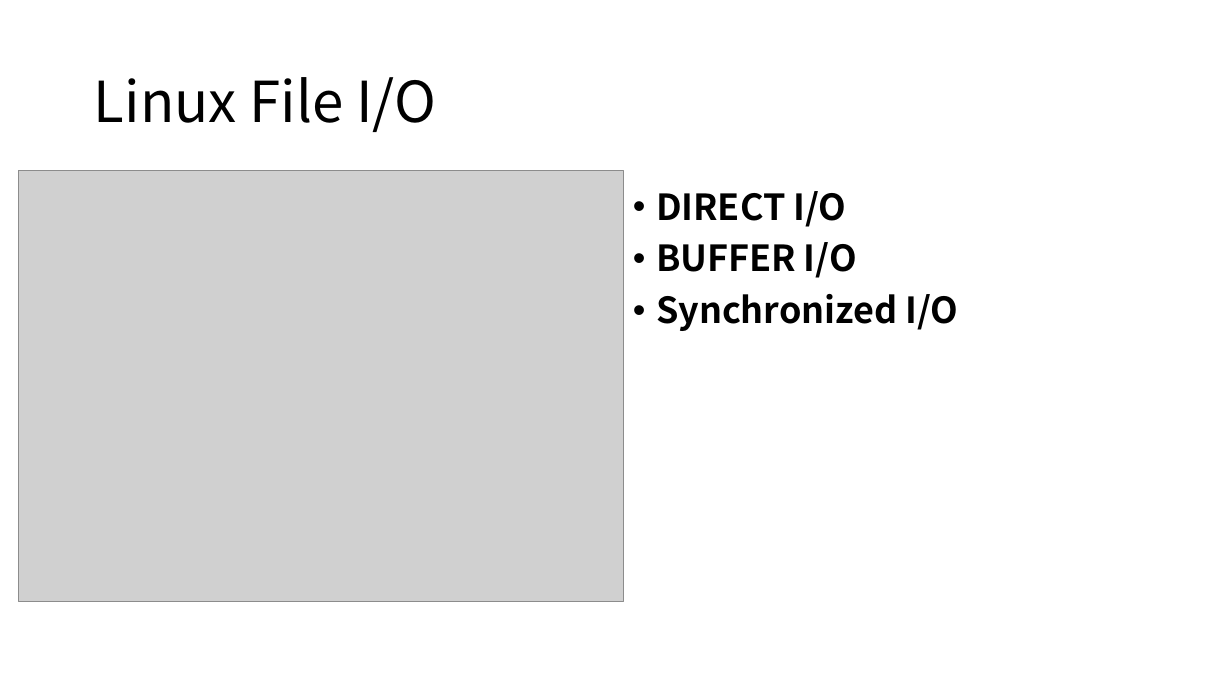
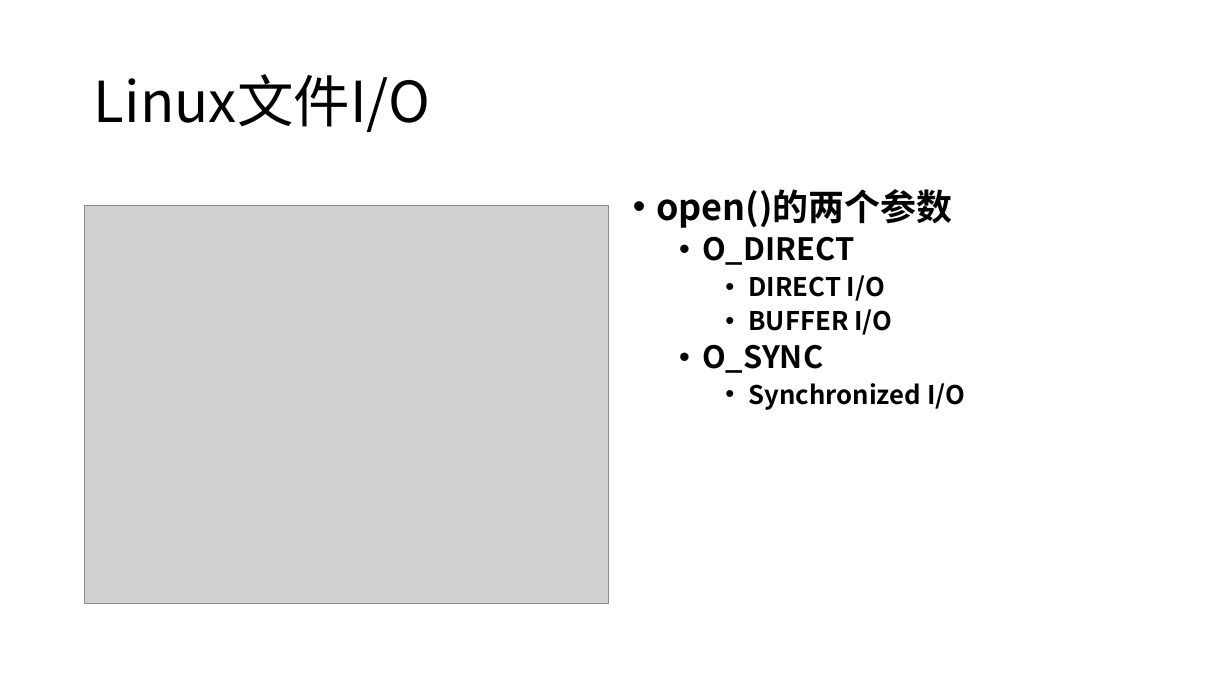
Before and after one commit to yummyliu/papers, a slide deck: slide 8 of pg-buffer.pptx (slide 5 before the commit). Drawn at 1232x693 pixels with LibreOffice and Linux fonts; fonts in the diff are those of the drawing; grey boxes stand for pictures. Boxes give left, top, right and bottom in pixels: in the first picture for what was removed or moved away, otherwise in the second. Text is boxed around its words. In the diff, an @@ line names an element or a change of style, - is before the commit and + after.

Commit message:
adf

```diff
--- a/pg-buffer.pptx
+++ b/pg-buffer.pptx
@@ title at [94, 74, 430, 132]: text changed @@
-Linux File I/O
+Linux文件I/O
@@ picture: place and size @@
-picture at [18, 171, 624, 602]
+picture at [85, 205, 609, 604]
@@ text at [656, 189, 952, 265]: paragraphs added @@
+• open()的两个参数
+  • O_DIRECT
@@ text at [748, 275, 965, 410]: size 28 to 20 pt in "DIRECT I/O", "BUFFER I/O", "Synchronized I/O"; list level 1 to 3 in "DIRECT I/O"; list level 1 to 3 in "BUFFER I/O"; list level 1 to 3 in "Synchronized I/O" @@
@@ text at [702, 344, 823, 373]: paragraph added @@
+  • O_SYNC
```
Also in this commit, not shown: 8 other slides changed, 9 slides added, 5 slides removed.
